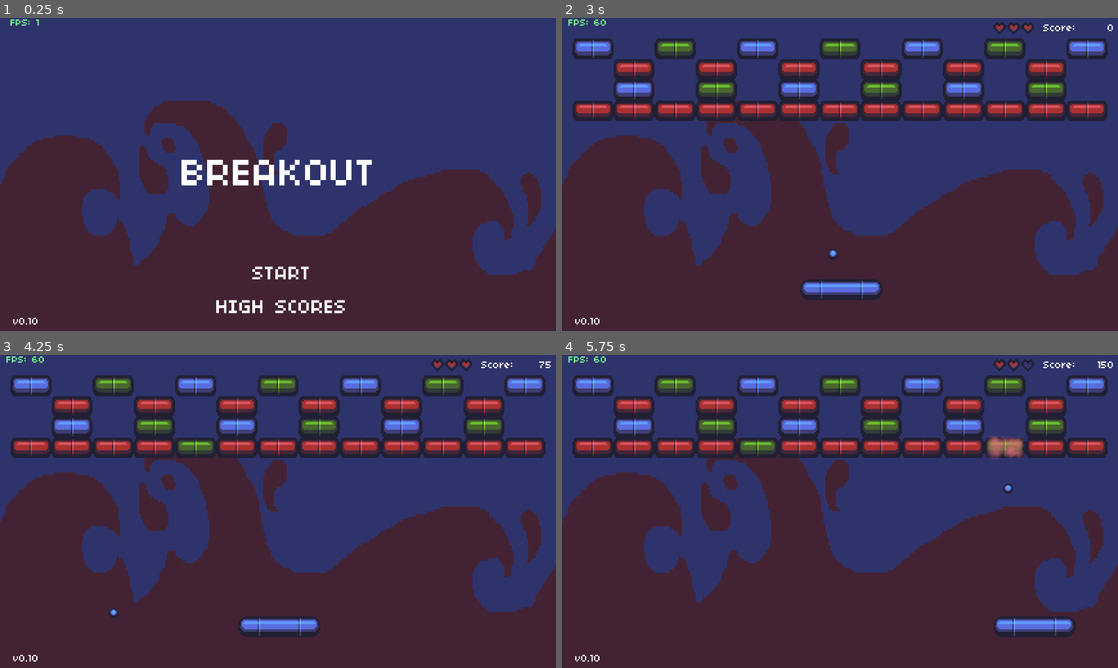
Above: before the commit, frames 1-4 (two rows, left to right).
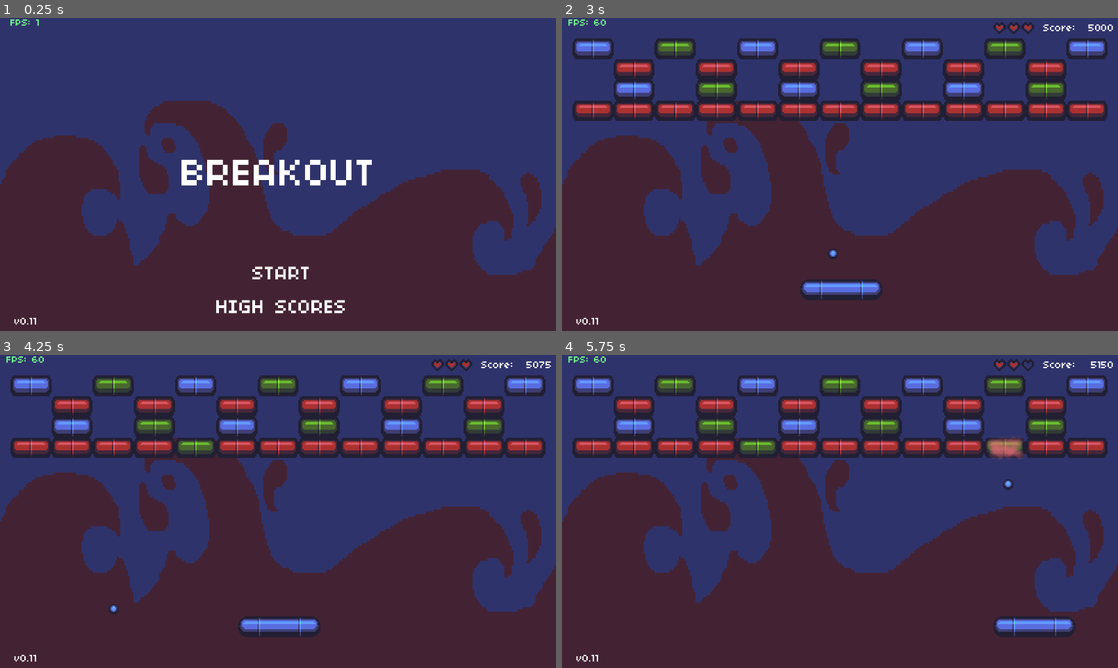
Above: after the commit, the same moments.

Repository: MzaxnaV/GodotGames
Game: Godot game, scene res://Scenes/Main.tscn
Same seed, same stepped clock (60 frames per second), same inputs: the game is played once before the commit and once after it.
Inputs:
- Up to frame 1 (0.25 s): no input
- Up to frame 2 (3 s): click "START" at 0.5 s; click "START" at 1.25 s; click "HIGH SCORES" at 2 s; tap Enter (ui_accept) at 2.75, 2.85 s; hold Right (ui_right) from 2.78 s (still down)
- Up to frame 3 (4.25 s): tap Enter (ui_accept) at 3.02, 3.32, 3.6, 3.77, 4.07 s; release Right (ui_right) at 3.53 s; hold Down (ui_down) from 3.53 s (still down)
- Up to frame 4 (5.75 s): release Down (ui_down) at 4.28 s; hold Right (ui_right) 4.28-5.03 s; tap Enter (ui_accept) at 4.35, 5, 5.1, 5.27, 5.57 s; hold Up (ui_up) from 5.03 s (still down)

The runs differ from the first frame. In frame 1, less than 0.1% of the frame differs, in the area x 2-7%, y 95-98%; in frame 2, less than 0.1%; in frame 3, 0.1%; in frame 4, 0.3%, in the area x 2-97%, y 2-98%.

Commit message:
Entry Update

Diff:
--- a/Scenes/Game.tscn
+++ b/Scenes/Game.tscn
@@ -15,8 +15,11 @@
 [ext_resource path="res://Scripts/states/PlayState.gd" type="Script" id=13]
 [ext_resource path="res://Assets/Sounds/pause.wav" type="AudioStream" id=14]
 [ext_resource path="res://Scripts/states/VictoryState.gd" type="Script" id=15]
-[ext_resource path="res://Scripts/states/GameOverState.gd" type="Script" id=16]
-[ext_resource path="res://Assets/Graphics/breakout.png" type="Texture" id=17]
+[ext_resource path="res://Assets/Sounds/victory.wav" type="AudioStream" id=16]
+[ext_resource path="res://Scripts/states/GameOverState.gd" type="Script" id=17]
+[ext_resource path="res://Scripts/states/EnterHighScoreState.gd" type="Script" id=18]
+[ext_resource path="res://Assets/Sounds/high_score.wav" type="AudioStream" id=19]
+[ext_resource path="res://Assets/Graphics/breakout.png" type="Texture" id=20]
 
 [sub_resource type="StyleBoxEmpty" id=1]
 
@@ -40,6 +43,105 @@
 content_margin_bottom = -1.0
 
 [sub_resource type="StyleBoxEmpty" id=4]
+
+content_margin_left = -1.0
+content_margin_right = -1.0
+content_margin_top = -1.0
+content_margin_bottom = -1.0
+
+[sub_resource type="StyleBoxEmpty" id=9]
+
+content_margin_left = -1.0
+content_margin_right = -1.0
+content_margin_top = -1.0
+content_margin_bottom = -1.0
+
+[sub_resource type="StyleBoxEmpty" id=15]
+
+content_margin_left = -1.0
+content_margin_right = -1.0
+content_margin_top = -1.0
+content_margin_bottom = -1.0
+
+[sub_resource type="StyleBoxEmpty" id=6]
+
+content_margin_left = -1.0
+content_margin_right = -1.0
+content_margin_top = -1.0
+content_margin_bottom = -1.0
+
+[sub_resource type="StyleBoxEmpty" id=12]
+
+content_margin_left = -1.0
+content_margin_right = -1.0
+content_margin_top = -1.0
+content_margin_bottom = -1.0
+
+[sub_resource type="GDScript" id=18]
+
+script/source = ""
+
+[sub_resource type="InputEventAction" id=19]
+
+device = 0
+action = "ui_up"
+pressed = false
+script = SubResource( 18 )
+
+[sub_resource type="ShortCut" id=20]
+
+shortcut = SubResource( 19 )
+
+[sub_resource type="StyleBoxEmpty" id=10]
+
+content_margin_left = -1.0
+content_margin_right = -1.0
+content_margin_top = -1.0
+content_margin_bottom = -1.0
+
+[sub_resource type="StyleBoxEmpty" id=16]
+
+content_margin_left = -1.0
+content_margin_right = -1.0
+content_margin_top = -1.0
+content_margin_bottom = -1.0
+
+[sub_resource type="StyleBoxEmpty" id=7]
+
+content_margin_left = -1.0
+content_margin_right = -1.0
+content_margin_top = -1.0
+content_margin_bottom = -1.0
+
+[sub_resource type="StyleBoxEmpty" id=13]
+
+content_margin_left = -1.0
+content_margin_right = -1.0
+content_margin_top = -1.0
+content_margin_bottom = -1.0
+
+[sub_resource type="StyleBoxEmpty" id=11]
+
+content_margin_left = -1.0
+content_margin_right = -1.0
+content_margin_top = -1.0
+content_margin_bottom = -1.0
+
+[sub_resource type="StyleBoxEmpty" id=17]
+
+content_margin_left = -1.0
+content_margin_right = -1.0
+content_margin_top = -1.0
+content_margin_bottom = -1.0
+
+[sub_resource type="StyleBoxEmpty" id=8]
+
+content_margin_left = -1.0
+content_margin_right = -1.0
+content_margin_top = -1.0
+content_margin_bottom = -1.0
+
+[sub_resource type="StyleBoxEmpty" id=14]
 
 content_margin_left = -1.0
 content_margin_right = -1.0
@@ -153,7 +255,7 @@
 text = "START"
 flat = true
 align = 1
-_sections_unfolded = [ "Anchor", "Margin", "Rect", "custom_fonts" ]
+_sections_unfolded = [ "Anchor", "Focus", "Grow Direction", "Margin", "Mouse", "Rect", "Size Flags", "Theme", "custom_colors", "custom_fonts", "custom_styles" ]
 
 [node name="High Scores" type="Button" parent="StartState/StartScreen/Menu" index="1"]
 
@@ -205,6 +307,7 @@
 
 [node name="HighScoreState" type="Node" parent="." index="2"]
 
+editor/display_folded = true
 script = ExtResource( 9 )
 
 [node name="HighscoreScreen" type="Control" parent="HighScoreState" index="0"]
@@ -462,16 +565,24 @@
 one_shot = true
 autostart = false
 
+[node name="VictorySound" type="AudioStreamPlayer" parent="VictoryState" index="1"]
+
+stream = ExtResource( 16 )
+volume_db = -30.0
+pitch_scale = 1.0
+autoplay = false
+mix_target = 0
+bus = "Master"
+
 [node name="GameOverState" type="Node" parent="." index="6"]
 
 pause_mode = 1
 editor/display_folded = true
-script = ExtResource( 16 )
+script = ExtResource( 17 )
 _sections_unfolded = [ "Pause" ]
 
 [node name="GameOverScreen" type="Control" parent="GameOverState" index="0"]
 
-editor/display_folded = true
 visible = false
 anchor_left = 0.0
 anchor_top = 0.0
@@ -560,10 +671,204 @@
 max_lines_visible = -1
 _sections_unfolded = [ "custom_fonts" ]
 
-[node name="breakout" type="Sprite" parent="." index="7"]
+[node name="EnterHighScoreState" type="Node" parent="." index="7"]
+
+editor/display_folded = true
+script = ExtResource( 18 )
+
+[node name="EnterHighScoreScreen" type="Control" parent="EnterHighScoreState" index="0"]
+
+visible = false
+anchor_left = 0.0
+anchor_top = 0.0
+anchor_right = 0.0
+anchor_bottom = 0.0
+margin_right = 434.0
+margin_bottom = 243.0
+rect_pivot_offset = Vector2( 0, 0 )
+rect_clip_content = false
+mouse_filter = 0
+mouse_default_cursor_shape = 0
+size_flags_horizontal = 1
+size_flags_vertical = 1
+_sections_unfolded = [ "Margin" ]
+
+[node name="highscore" type="Label" parent="EnterHighScoreState/EnterHighScoreScreen" index="0"]
+
+anchor_left = 0.5
+anchor_top = 0.5
+anchor_right = 0.5
+anchor_bottom = 0.5
+margin_left = -117.0
+margin_top = -88.5
+margin_right = 117.0
+margin_bottom = -72.5
+rect_pivot_offset = Vector2( 0, 0 )
+rect_clip_content = false
+mouse_filter = 2
+mouse_default_cursor_shape = 0
+size_flags_horizontal = 1
+size_flags_vertical = 4
+custom_fonts/font = ExtResource( 6 )
+text = "Your score: 9999999999999"
+align = 1
+valign = 1
+percent_visible = 1.0
+lines_skipped = 0
+max_lines_visible = -1
+_sections_unfolded = [ "custom_fonts" ]
+
+[node name="name" type="HBoxContainer" parent="EnterHighScoreState/EnterHighScoreScreen" index="1"]
+
+editor/display_folded = true
+anchor_left = 0.5
+anchor_top = 0.5
+anchor_right = 0.5
+anchor_bottom = 0.5
+margin_left = -34.0
+margin_top = -20.0
+margin_right = 34.0
+margin_bottom = 20.0
+rect_pivot_offset = Vector2( 0, 0 )
+rect_clip_content = false
+mouse_filter = 1
+mouse_default_cursor_shape = 0
+size_flags_horizontal = 1
+size_flags_vertical = 1
+alignment = 0
+
+[node name="char1" type="Button" parent="EnterHighScoreState/EnterHighScoreScreen/name" index="0"]
+
+anchor_left = 0.0
+anchor_top = 0.0
+anchor_right = 0.0
+anchor_bottom = 0.0
+margin_right = 20.0
+margin_bottom = 40.0
+rect_pivot_offset = Vector2( 0, 0 )
+rect_clip_content = false
+focus_mode = 2
+mouse_filter = 0
+mouse_default_cursor_shape = 0
+size_flags_horizontal = 1
+size_flags_vertical = 1
+custom_styles/hover = SubResource( 9 )
+custom_styles/pressed = SubResource( 15 )
+custom_styles/focus = SubResource( 6 )
+custom_styles/normal = SubResource( 12 )
+custom_fonts/font = ExtResource( 5 )
+custom_colors/font_color_hover = Color( 0.402344, 1, 0.859924, 1 )
+toggle_mode = false
+enabled_focus_mode = 2
+shortcut = SubResource( 20 )
+group = null
+text = "A"
+flat = false
+align = 1
+_sections_unfolded = [ "custom_colors", "custom_fonts", "custom_styles" ]
+
+[node name="char2" type="Button" parent="EnterHighScoreState/EnterHighScoreScreen/name" index="1"]
+
+anchor_left = 0.0
+anchor_top = 0.0
+anchor_right = 0.0
+anchor_bottom = 0.0
+margin_left = 24.0
+margin_right = 44.0
+margin_bottom = 40.0
+rect_pivot_offset = Vector2( 0, 0 )
+rect_clip_content = false
+focus_mode = 2
+mouse_filter = 0
+mouse_default_cursor_shape = 0
+size_flags_horizontal = 1
+size_flags_vertical = 1
+custom_styles/hover = SubResource( 10 )
+custom_styles/pressed = SubResource( 16 )
+custom_styles/focus = SubResource( 7 )
+custom_styles/normal = SubResource( 13 )
+custom_fonts/font = ExtResource( 5 )
+custom_colors/font_color_hover = Color( 0.402344, 1, 0.859924, 1 )
+custom_colors/font_color_pressed = Color( 0.402344, 1, 0.859924, 1 )
+toggle_mode = false
+enabled_focus_mode = 2
+shortcut = null
+group = null
+text = "A"
+flat = false
+align = 1
+_sections_unfolded = [ "custom_colors", "custom_fonts", "custom_styles" ]
+
+[node name="char3" type="Button" parent="EnterHighScoreState/EnterHighScoreScreen/name" index="2"]
+
+anchor_left = 0.0
+anchor_top = 0.0
+anchor_right = 0.0
+anchor_bottom = 0.0
+margin_left = 48.0
+margin_right = 68.0
+margin_bottom = 40.0
+rect_pivot_offset = Vector2( 0, 0 )
+rect_clip_content = false
+focus_mode = 2
+mouse_filter = 0
+mouse_default_cursor_shape = 0
+size_flags_horizontal = 1
+size_flags_vertical = 1
+custom_styles/hover = SubResource( 11 )
+custom_styles/pressed = SubResource( 17 )
+custom_styles/focus = SubResource( 8 )
+custom_styles/normal = SubResource( 14 )
+custom_fonts/font = ExtResource( 5 )
+custom_colors/font_color_hover = Color( 0.402344, 1, 0.859924, 1 )
+custom_colors/font_color_pressed = Color( 0.402344, 1, 0.859924, 1 )
+toggle_mode = false
+enabled_focus_mode = 2
+shortcut = null
+group = null
+text = "A"
+flat = false
+align = 1
+_sections_unfolded = [ "custom_colors", "custom_fonts", "custom_styles" ]
+
+[node name="info" type="Label" parent="EnterHighScoreState/EnterHighScoreScreen" index="2"]
+
+anchor_left = 0.5
+anchor_top = 1.0
+anchor_right = 0.5
+anchor_bottom = 1.0
+margin_left = -49.0
+margin_top = -27.0
+margin_right = 48.0
+margin_bottom = -8.0
+rect_pivot_offset = Vector2( 0, 0 )
+rect_clip_content = false
+mouse_filter = 2
+mouse_default_cursor_shape = 0
+size_flags_horizontal = 1
+size_flags_vertical = 4
+custom_fonts/font = ExtResource( 10 )
+text = "press Enter to confirm"
+align = 1
+valign = 1
+percent_visible = 1.0
+lines_skipped = 0
+max_lines_visible = -1
+_sections_unfolded = [ "custom_fonts" ]
+
+[node name="HighScoreSound" type="AudioStreamPlayer" parent="EnterHighScoreState" index="1"]
+
+stream = ExtResource( 19 )
+volume_db = -30.0
+pitch_scale = 1.0
+autoplay = false
+mix_target = 0
+bus = "Master"
+
+[node name="breakout" type="Sprite" parent="." index="8"]
 
 position = Vector2( 0, 245 )
-texture = ExtResource( 17 )
+texture = ExtResource( 20 )
 centered = false
 _sections_unfolded = [ "Transform" ]
 
@@ -576,3 +881,9 @@
 [connection signal="pressed" from="StartState/StartScreen/Menu/High Scores" to="StartState/StartScreen" method="_on_High_Scores_pressed"]
 
 [connection signal="timeout" from="VictoryState/ShowScreen" to="VictoryState" method="_on_ShowScreen_timeout"]
+
+[connection signal="focus_entered" from="EnterHighScoreState/EnterHighScoreScreen/name/char1" to="EnterHighScoreState" method="_on_char1_focus_entered"]
+
+[connection signal="focus_entered" from="EnterHighScoreState/EnterHighScoreScreen/name/char2" to="EnterHighScoreState" method="_on_char2_focus_entered"]
+
+[connection signal="focus_entered" from="EnterHighScoreState/EnterHighScoreScreen/name/char3" to="EnterHighScoreState" method="_on_char3_focus_entered"]
--- a/Scenes/Level.tscn
+++ b/Scenes/Level.tscn
@@ -18,7 +18,7 @@
 [ext_resource path="res://Assets/Sounds/wall_hit.wav" type="AudioStream" id=16]
 [ext_resource path="res://Assets/Sounds/hurt.wav" type="AudioStream" id=17]
 
-[node name="Level" type="Node" index="0"]
+[node name="Level" type="Node"]
 
 pause_mode = 1
 script = ExtResource( 1 )
@@ -43,6 +43,7 @@
 
 [node name="HUD" type="CanvasLayer" parent="." index="3"]
 
+editor/display_folded = true
 layer = 1
 offset = Vector2( 0, 0 )
 rotation = 0.0
--- a/Scenes/Main.tscn
+++ b/Scenes/Main.tscn
@@ -5,7 +5,7 @@
 [ext_resource path="res://Assets/Fonts/small_font.tres" type="DynamicFont" id=3]
 [ext_resource path="res://Scripts/FPS.gd" type="Script" id=4]
 
-[node name="Main" type="Node"]
+[node name="Main" type="Node" index="0"]
 
 pause_mode = 2
 _sections_unfolded = [ "Pause" ]
@@ -119,7 +119,7 @@
 size_flags_horizontal = 1
 size_flags_vertical = 4
 custom_fonts/font = ExtResource( 3 )
-text = "v0.10"
+text = "v0.11"
 align = 1
 valign = 1
 percent_visible = 1.0
--- a/Scenes/Paddle.tscn
+++ b/Scenes/Paddle.tscn
@@ -3,14 +3,14 @@
 [ext_resource path="res://Scripts/Paddle.gd" type="Script" id=1]
 [ext_resource path="res://Assets/Graphics/breakout.png" type="Texture" id=2]
 
-[sub_resource type="RectangleShape2D" id=1]
+[sub_resource type="CapsuleShape2D" id=1]
 
 custom_solver_bias = 0.0
-extents = Vector2( 32, 8 )
+radius = 8.0
+height = 48.0
 
 [node name="Paddle" type="Area2D"]
 
-editor/display_folded = true
 position = Vector2( 217, 211 )
 input_pickable = true
 gravity_vec = Vector2( 0, 1 )
@@ -35,5 +35,6 @@
 
 [node name="CollisionShape2D" type="CollisionShape2D" parent="." index="1"]
 
+rotation = 1.5708
 shape = SubResource( 1 )
 _sections_unfolded = [ "Transform" ]
--- a/Scripts/Ball.gd
+++ b/Scripts/Ball.gd
@@ -3,7 +3,7 @@
 var velocity = null
 var skin = null
 
-func _physics_process(delta):
+func _process(delta):
 	position += velocity * delta
 
 func init():
--- a/Scripts/Level.gd
+++ b/Scripts/Level.gd
@@ -56,9 +56,9 @@
 	$PaddleHitSound.play()
 
 func populate(l, paddle_s):
-
 	if score == null:
-		score = 0
+		score = 5000
+	$HUD/LevelScreen/Score.text = str(score)
 
 	if (paddle_skin == null):
 		paddle_skin = paddle_s
--- a/Scripts/Paddle.gd
+++ b/Scripts/Paddle.gd
@@ -31,4 +31,4 @@
 		x = 32 * (size-1) * (size) / 2
 
 	$paddle.set_region_rect(Rect2(x, y, 32 * size, 16))
-	$CollisionShape2D.get_shape().set_extents(Vector2(16 * size, 8))
+	$CollisionShape2D.get_shape().set_height(16 * size + 16)
--- a/Scripts/StateMachine.gd
+++ b/Scripts/StateMachine.gd
@@ -6,7 +6,8 @@
 	'serve' : $ServeState,
 	'play' : $PlayState,
 	'victory' : $VictoryState,
-	'gameover' : $GameOverState
+	'gameover' : $GameOverState,
+	'enterscore' : $EnterHighScoreState
 }
 
 var current_state = null
--- /dev/null
+++ b/Scripts/states/EnterHighScoreState.gd
@@ -0,0 +1,44 @@
+extends "res://Scripts/states/BaseState.gd"
+
+var index = null
+var active_button = null
+
+func enter(params):
+	if (params == null):
+		print("EnterHighScoreState.gd: OKAY THIS SHOULDN'T HAPPEN")
+	index = params
+	$EnterHighScoreScreen/highscore.text = "Your score: " + str(CONSTANTS.highscores[params][1])
+	$EnterHighScoreScreen/name/char1.grab_focus()
+	$EnterHighScoreScreen.show()
+	$HighScoreSound.play()
+
+func exit():
+	$EnterHighScoreScreen.hide()
+
+func handle_event(event):
+	if event.is_action_released('ui_accept'):
+		CONSTANTS.highscores[index][0] = $EnterHighScoreScreen/name/char1.text + $EnterHighScoreScreen/name/char2.text + $EnterHighScoreScreen/name/char3.text
+		CONSTANTS.save_highscores()
+		get_parent().change_state('highscore')
+
+	elif event.is_action_pressed('ui_up'):
+		if active_button.text.ord_at(0) + 1 > 'Z'.ord_at(0):
+			active_button.text = 'A'
+		else:
+			active_button.text = char(active_button.text.ord_at(0) + 1)
+	elif event.is_action_pressed('ui_down'):
+		if active_button.text.ord_at(0) - 1 < 'A'.ord_at(0):
+			active_button.text = 'Z'
+		else:
+			active_button.text = char(active_button.text.ord_at(0) - 1)
+
+func _on_char1_focus_entered():
+	active_button = $EnterHighScoreScreen/name/char1
+
+
+func _on_char2_focus_entered():
+	active_button = $EnterHighScoreScreen/name/char2
+
+
+func _on_char3_focus_entered():
+	active_button = $EnterHighScoreScreen/name/char3
--- a/Scripts/states/GameOverState.gd
+++ b/Scripts/states/GameOverState.gd
@@ -1,15 +1,29 @@
 extends "res://Scripts/states/BaseState.gd"
 
 var score = 0
+var index = null
 
 func enter(params):
 	$GameOverScreen/ScoreText.text = "Final Score: " + str(params.score)
+	score = params.score
 	params.queue_free()
 	$GameOverScreen.show()
 
 func exit():
 	$GameOverScreen.hide()
+	return index
 
 func handle_event(event):
 	if event.is_action_released("ui_accept"):
-		get_parent().change_state('start')
+		if score < CONSTANTS.highscores.back()[1]:
+			get_parent().change_state('start')
+		else:
+			var temp = score
+			for i in range(10):
+				if score > CONSTANTS.highscores[i][1]:
+					index = i
+					CONSTANTS.highscores.insert(i, ["---", score])
+					break
+
+			CONSTANTS.highscores.pop_back()
+			get_parent().change_state('enterscore')
--- a/Scripts/states/VictoryState.gd
+++ b/Scripts/states/VictoryState.gd
@@ -5,6 +5,7 @@
 func enter(params):
 	level = params
 	level.set_play('victory')
+	$VictorySound.play()
 	$ShowScreen.start()
 	add_child(level)
 
--- a/Scripts/utils/constants.gd
+++ b/Scripts/utils/constants.gd
@@ -18,33 +18,27 @@
 func _ready():
 	var file = File.new()
 	if not file.file_exists("user://breakout.lst"):
-		print("constants.gd: check file")
 		file.open("user://breakout.lst", File.WRITE)
 		for i in range(10, 0, -1):
 			file.store_line("MAN")
 			file.store_line(str(i * 1000))
 		file.close()
-	get_highscore()
+	get_highscores()
 
-func get_highscore():
-	print("constants.gd: get highscore")
+func get_highscores():
 	var file = File.new()
 	file.open("user://breakout.lst", File.READ)
-	var n = true
-	var current_name = null
-	var counter = 1
 
 	highscores = []
 
 	for i in range(10):
 		highscores.append([file.get_line().substr(0, 3), int(file.get_line())])
-
 	file.close()
 
-func save_highscore():
-	print("constants.gd: save highscore")
+func save_highscores():
 	var file = File.new()
 	file.open("user://breakout.lst", File.WRITE)
+
 	for score in highscores:
 		file.store_line(score[0])
 		file.store_line(str(score[1]))
Not shown: 1 places in Scenes/Game.tscn that only renumber resources
